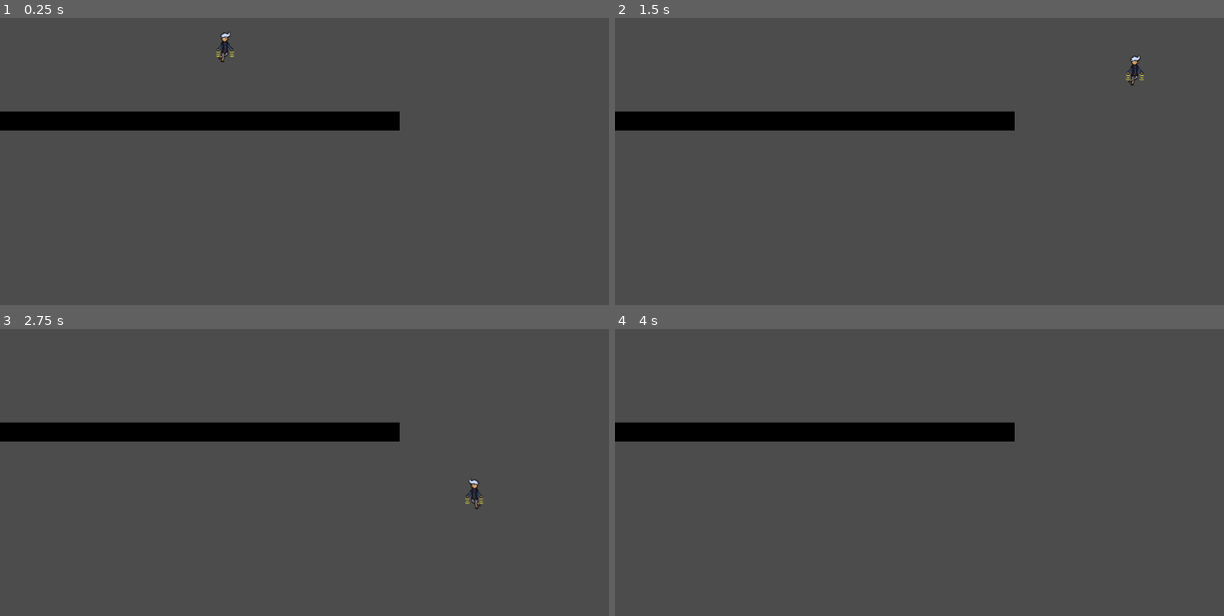
Above: before the commit, frames 1-4 (two rows, left to right).
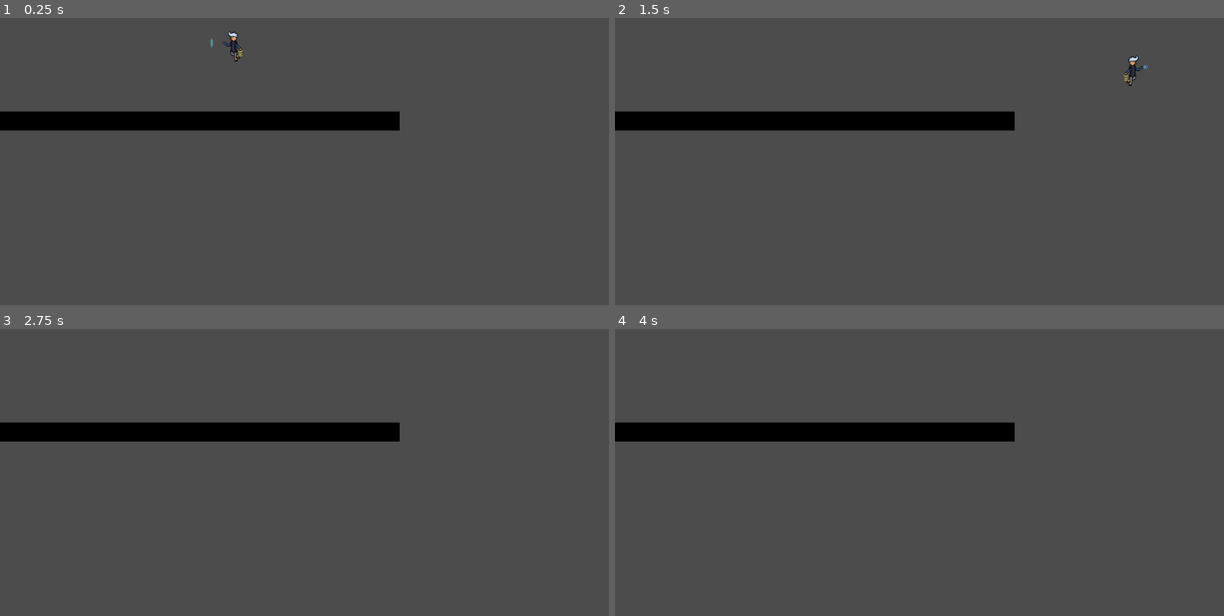
Above: after the commit, the same moments.

Repository: megaeonise/Triple-Trouble-BUETGameJam2023
Game: Godot game, scene res://Scenes/Main.tscn
Two runs of this game, one before a commit and one after it. Both use one fixed random seed, a clock stepped at 60 frames per second and the inputs below.
Inputs:
- Up to frame 1 (0.25 s): no input
- Up to frame 2 (1.5 s): hold D (move_right) from 0.53 s (still down); tap Shift (dash) at 0.6 s; tap Space (jump) at 0.77 s; tap I (interact) at 0.8, 1.35 s
- Up to frame 3 (2.75 s): tap Space (jump) at 1.52 s; tap Shift (dash) at 1.55, 2.1 s; tap Enter at 2 s; release D (move_right) at 2.03 s; hold A (move_left) from 2.03 s (still down); tap I (interact) at 2.3 s
- Up to frame 4 (4 s): release A (move_left) at 2.78 s; hold D (move_right) from 2.78 s (still down); tap I (interact) at 2.85, 3.8 s; tap Space (jump) at 3.02, 3.5, 3.77 s; tap Shift (dash) at 3.05, 3.6 s

The runs differ from the first frame. In frame 1, 0.2% of the frame differs, in the area x 34-40%, y 4-16%; in frame 2, 0.2%; in frame 3, 0.1%; in frame 4, nothing differs.

Commit message:
All animations for PC except death

Diff:
--- a/Scenes/Player.tscn
+++ b/Scenes/Player.tscn
@@ -10,6 +10,43 @@
 [ext_resource path="res://Assets/left_updash.png" type="Texture" id=8]
 [ext_resource path="res://Assets/dash_left.png" type="Texture" id=9]
 [ext_resource path="res://Assets/dash_right.png" type="Texture" id=10]
+[ext_resource path="res://Assets/right_interact.png" type="Texture" id=11]
+[ext_resource path="res://Assets/left_interact.png" type="Texture" id=12]
+
+[sub_resource type="AtlasTexture" id=45]
+flags = 4
+atlas = ExtResource( 11 )
+region = Rect2( 0, 0, 64, 64 )
+
+[sub_resource type="AtlasTexture" id=46]
+flags = 4
+atlas = ExtResource( 11 )
+region = Rect2( 64, 0, 64, 64 )
+
+[sub_resource type="AtlasTexture" id=47]
+flags = 4
+atlas = ExtResource( 11 )
+region = Rect2( 128, 0, 64, 64 )
+
+[sub_resource type="AtlasTexture" id=48]
+flags = 4
+atlas = ExtResource( 11 )
+region = Rect2( 192, 0, 64, 64 )
+
+[sub_resource type="AtlasTexture" id=49]
+flags = 4
+atlas = ExtResource( 11 )
+region = Rect2( 256, 0, 64, 64 )
+
+[sub_resource type="AtlasTexture" id=50]
+flags = 4
+atlas = ExtResource( 11 )
+region = Rect2( 320, 0, 64, 64 )
+
+[sub_resource type="AtlasTexture" id=51]
+flags = 4
+atlas = ExtResource( 11 )
+region = Rect2( 384, 0, 64, 64 )
 
 [sub_resource type="AtlasTexture" id=1]
 flags = 4
@@ -80,6 +117,41 @@
 flags = 4
 atlas = ExtResource( 10 )
 region = Rect2( 384, 0, 64, 64 )
+
+[sub_resource type="AtlasTexture" id=52]
+flags = 4
+atlas = ExtResource( 12 )
+region = Rect2( 384, 0, 64, 64 )
+
+[sub_resource type="AtlasTexture" id=53]
+flags = 4
+atlas = ExtResource( 12 )
+region = Rect2( 320, 0, 64, 64 )
+
+[sub_resource type="AtlasTexture" id=54]
+flags = 4
+atlas = ExtResource( 12 )
+region = Rect2( 256, 0, 64, 64 )
+
+[sub_resource type="AtlasTexture" id=55]
+flags = 4
+atlas = ExtResource( 12 )
+region = Rect2( 192, 0, 64, 64 )
+
+[sub_resource type="AtlasTexture" id=56]
+flags = 4
+atlas = ExtResource( 12 )
+region = Rect2( 128, 0, 64, 64 )
+
+[sub_resource type="AtlasTexture" id=57]
+flags = 4
+atlas = ExtResource( 12 )
+region = Rect2( 64, 0, 64, 64 )
+
+[sub_resource type="AtlasTexture" id=58]
+flags = 4
+atlas = ExtResource( 12 )
+region = Rect2( 0, 0, 64, 64 )
 
 [sub_resource type="AtlasTexture" id=15]
 flags = 4
@@ -196,33 +268,38 @@
 atlas = ExtResource( 8 )
 region = Rect2( 0, 0, 32, 80 )
 
-[sub_resource type="AtlasTexture" id=38]
+[sub_resource type="AtlasTexture" id=59]
 flags = 4
 atlas = ExtResource( 3 )
 region = Rect2( 0, 0, 32, 64 )
 
-[sub_resource type="AtlasTexture" id=39]
+[sub_resource type="AtlasTexture" id=60]
 flags = 4
 atlas = ExtResource( 3 )
 region = Rect2( 32, 0, 32, 64 )
 
-[sub_resource type="AtlasTexture" id=40]
+[sub_resource type="AtlasTexture" id=61]
 flags = 4
 atlas = ExtResource( 3 )
 region = Rect2( 64, 0, 32, 64 )
 
-[sub_resource type="AtlasTexture" id=41]
+[sub_resource type="AtlasTexture" id=62]
 flags = 4
 atlas = ExtResource( 3 )
 region = Rect2( 96, 0, 32, 64 )
 
-[sub_resource type="AtlasTexture" id=42]
+[sub_resource type="AtlasTexture" id=63]
 flags = 4
 atlas = ExtResource( 3 )
 region = Rect2( 128, 0, 32, 64 )
 
 [sub_resource type="SpriteFrames" id=43]
 animations = [ {
+"frames": [ SubResource( 45 ), SubResource( 46 ), SubResource( 47 ), SubResource( 48 ), SubResource( 49 ), SubResource( 50 ), SubResource( 51 ) ],
+"loop": true,
+"name": "Right Interact",
+"speed": 5.0
+}, {
 "frames": [ SubResource( 1 ), SubResource( 2 ), SubResource( 3 ), SubResource( 4 ), SubResource( 5 ), SubResource( 6 ), SubResource( 7 ) ],
 "loop": false,
 "name": "Left Dash",
@@ -233,6 +310,11 @@
 "name": "Right Dash",
 "speed": 24.0
 }, {
+"frames": [ SubResource( 52 ), SubResource( 53 ), SubResource( 54 ), SubResource( 55 ), SubResource( 56 ), SubResource( 57 ), SubResource( 58 ) ],
+"loop": true,
+"name": "Left Interact",
+"speed": 5.0
+}, {
 "frames": [ SubResource( 15 ), SubResource( 16 ), SubResource( 17 ), SubResource( 18 ), SubResource( 19 ) ],
 "loop": false,
 "name": "Jump",
@@ -272,8 +354,8 @@
 
 [node name="AnimatedSprite" type="AnimatedSprite" parent="."]
 frames = SubResource( 43 )
-animation = "Left Dash"
-frame = 6
+animation = "Left Interact"
+frame = 5
 playing = true
 script = ExtResource( 4 )
 
@@ -284,6 +366,7 @@
 [node name="Timer" type="Timer" parent="."]
 [connection signal="Air" from="." to="AnimatedSprite" method="_on_Player_Air"]
 [connection signal="Ground" from="." to="AnimatedSprite" method="_on_Player_Ground"]
+[connection signal="Interact" from="." to="AnimatedSprite" method="_on_Player_Interact"]
 [connection signal="Jump" from="." to="AnimatedSprite" method="_on_Player_Jump"]
 [connection signal="Left" from="." to="AnimatedSprite" method="_on_Player_Left"]
 [connection signal="Left_Dash" from="." to="AnimatedSprite" method="_on_Player_Left_Dash"]
--- a/Scripts/CharacterSprite.gd
+++ b/Scripts/CharacterSprite.gd
@@ -4,16 +4,13 @@
 onready var _animation = self
 var facing = false
 var air = false
-var finished = true
+var finished = false
 
 #Handling Animation Stopping
 func _on_AnimatedSprite_animation_finished():
-	finished == true
-	if not get_animation() == 'Right Move' and not get_animation() == 'Left Move':
-		if facing == false:
-			_animation.play('Idle')
-		else:
-			_animation.play('Left Idle')
+	if not (get_animation()=='Idle' or get_animation()=='Left Idle'):
+		finished = true
+
 
 #Jump Animation
 func _on_Player_Jump():
@@ -23,30 +20,38 @@
 	else:
 		_animation.play('Left Jump')
 
+func _on_Player_Interact():
+	finished = false
+	if facing == true:
+		_animation.play('Left Interact')
+	else:
+		_animation.play('Right Interact')
+
+#Right Dash
 func _on_Player_Right_Dash():
 	finished = false
 	_animation.play('Right Dash')
 
-
+#Left Dash
 func _on_Player_Left_Dash():
 	finished = false
 	_animation.play('Left Dash')
 
 #Setting direction flag for right and playing right move animation
 func _on_Player_Right():
-	facing = false
-	if finished:
+	if finished == true:
+		facing = false
 		_animation.play('Right Move')
 
 #Setting direction flag for left and playing left move animation
 func _on_Player_Left():
-	facing = true
-	if finished:
+	if finished == true:
+		facing = true
 		_animation.play('Left Move')
 
 #Setting flag for being on ground and playing Idle animation, this is used for jumping in place
 func _on_Player_Stop():
-	if air == false:
+	if air == false and finished == true:
 		if facing == false:
 			_animation.play('Idle')
 		else:
--- a/Scripts/Player.gd
+++ b/Scripts/Player.gd
@@ -15,12 +15,14 @@
 signal Air
 signal Stop
 signal Jump
+signal Interact
 
 #Controls
 func get_input(delta):
 	#Initial Velocity
 	velocity.x = 0
-	if is_on_floor():
+	#Setting Ground state after returning from Air
+	if is_on_floor() and state == states[1]:
 		state = states[0]
 		emit_signal('Ground')
 	if not state in states.slice(2,4):
@@ -49,7 +51,8 @@
 				print('rdash')
 				state = states[2]
 				emit_signal('Right_Dash')
-				velocity.x += speed*2.5
+				velocity.x = 0
+				velocity.x += 2500
 				state = states[0]
 				emit_signal('Ground')
 			#Right Air Dash
@@ -57,11 +60,11 @@
 				print('rudash')
 				state = states[2]
 				emit_signal('Right_Dash')
-				velocity.y = 0
 				velocity.x = 0
-				velocity.x += speed*2.5
+				velocity.x += 2500
 				state = states[1]
 				emit_signal('Air')
+
 		#Left Dash
 		if Input.is_action_just_pressed("dash") and Input.is_action_pressed('move_left'):
 			#Left Ground Dash
@@ -70,7 +73,8 @@
 				print('ldash')
 				emit_signal('Left_Dash')
 				state = states[2]
-				velocity.x -= speed*2.5
+				velocity.x = 0
+				velocity.x -= 2500
 				state = states[0]
 				emit_signal('Ground')
 			#Left Air Dash
@@ -78,11 +82,13 @@
 				print('ludash')
 				state = states[2]
 				emit_signal('Left_Dash')
-				velocity.y = 0
 				velocity.x = 0
-				velocity.x -= speed*2.5
+				velocity.x -= 2500
 				state = states[1]
 				emit_signal('Air')
+		#Interact
+		if Input.is_action_just_pressed("interact"):
+			emit_signal('Interact')
 
 	#Gravity
 	velocity.y += gravity * delta
--- a/project.godot
+++ b/project.godot
@@ -48,7 +48,7 @@
 interact={
 "deadzone": 0.5,
 "events": [ Object(InputEventKey,"resource_local_to_scene":false,"resource_name":"","device":0,"alt":false,"shift":false,"control":false,"meta":false,"command":false,"pressed":false,"scancode":73,"unicode":0,"echo":false,"script":null)
-, Object(InputEventKey,"resource_local_to_scene":false,"resource_name":"","device":0,"alt":false,"shift":false,"control":false,"meta":false,"command":false,"pressed":false,"scancode":70,"unicode":0,"echo":false,"script":null)
+, Object(InputEventKey,"resource_local_to_scene":false,"resource_name":"","device":0,"alt":false,"shift":false,"control":false,"meta":false,"command":false,"pressed":false,"scancode":69,"unicode":0,"echo":false,"script":null)
  ]
 }
 
Binary file changed: Assets/dash_left.png
Binary file changed: Assets/dash_right.png
Binary file added: Assets/death.png
Not shown, added: Assets/death.png.import
Binary file added: Assets/left_death.png
Not shown, added: Assets/left_death.png.import
Binary file added: Assets/left_interact.png
Not shown, added: Assets/left_interact.png.import
Binary file changed: Assets/left_updash.png
Binary file changed: Assets/movingright3.png
Binary file added: Assets/right_interact.png
Not shown, added: Assets/right_interact.png.import
(and 2 more such lines)
